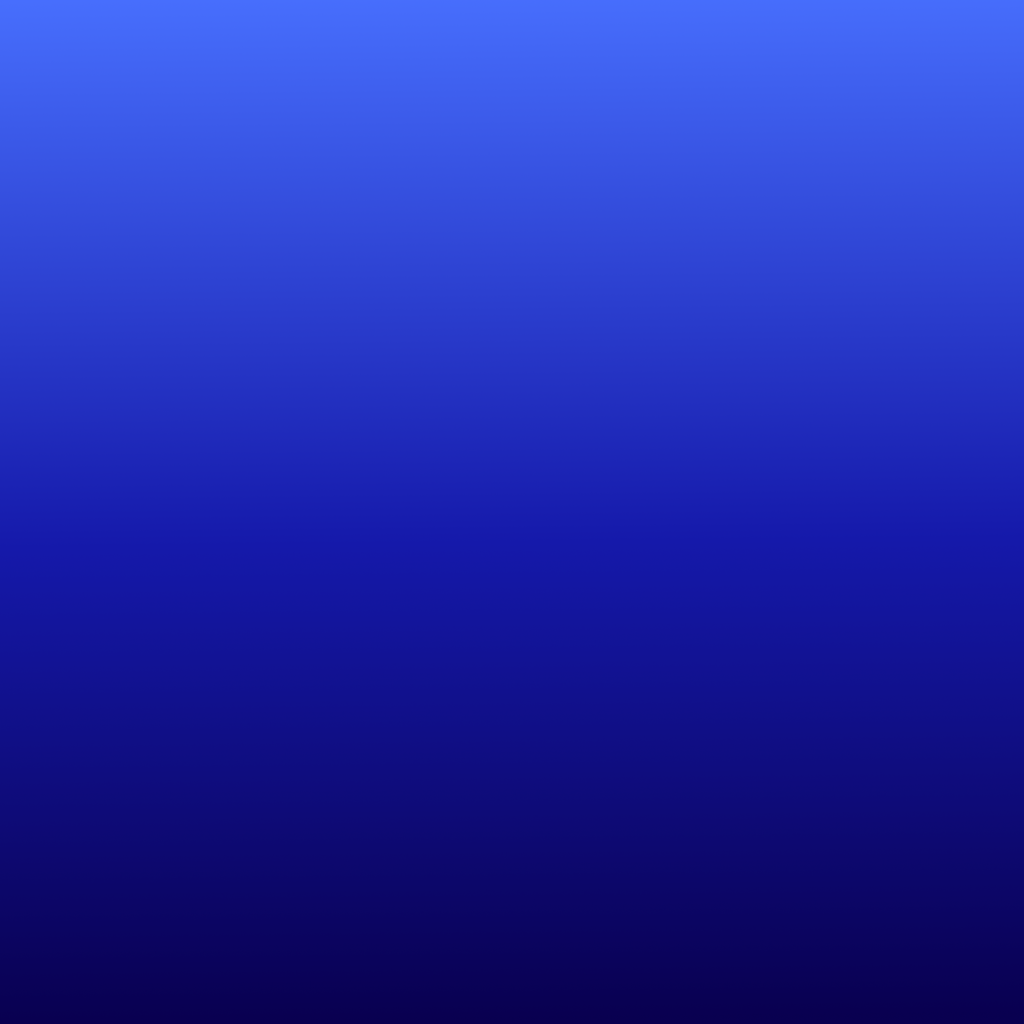
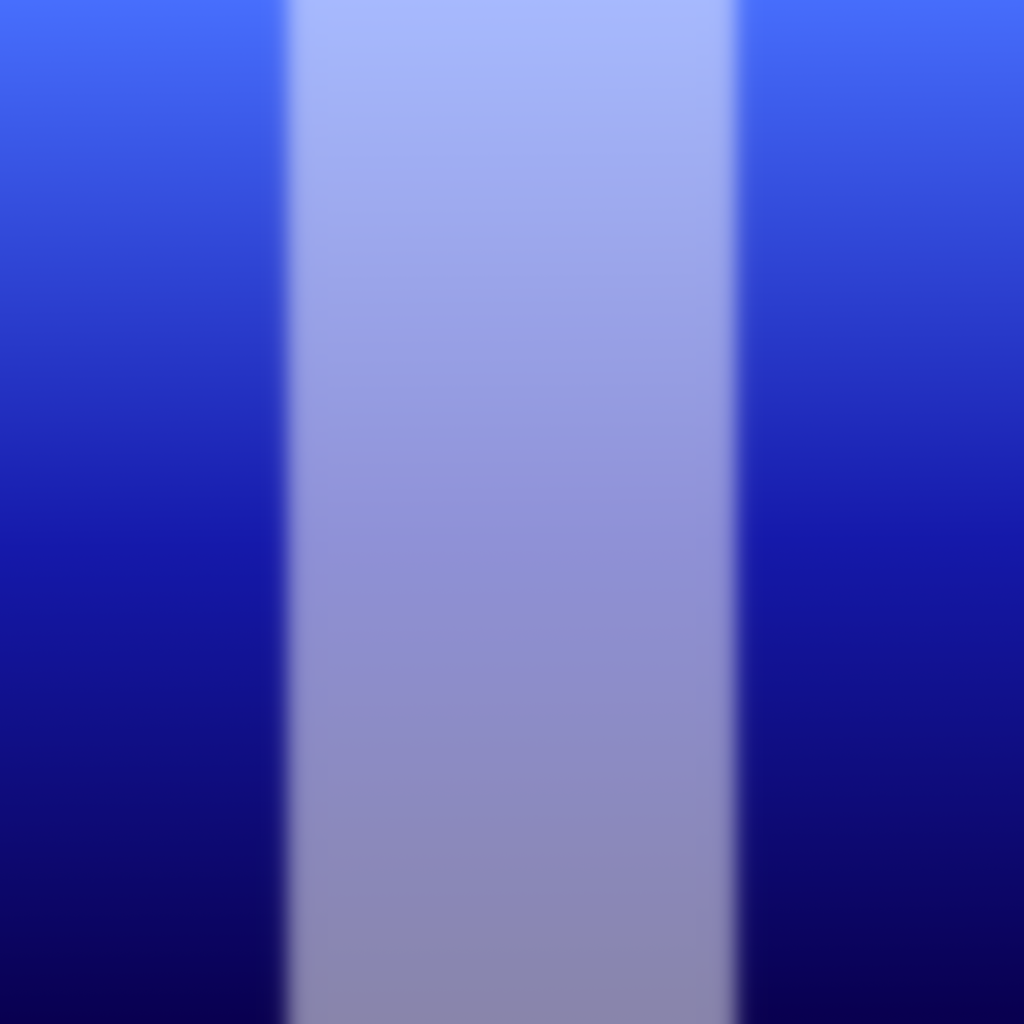
Revision of a layered 1024 × 1024 image; what changed, layer by layer:
added layer "Layer #2" (52%) above "Pasted Layer" over <box>267,0,757,1024</box>
